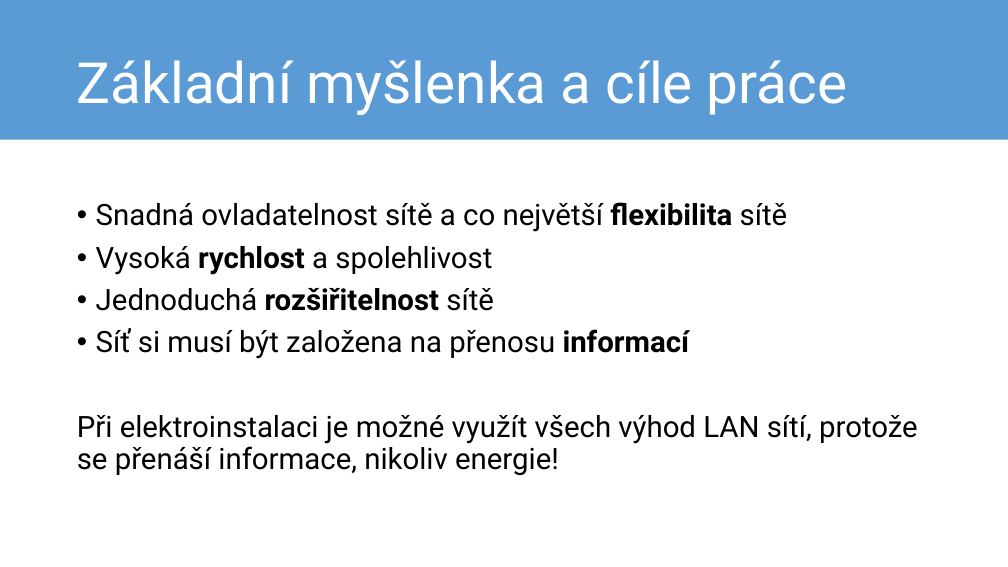
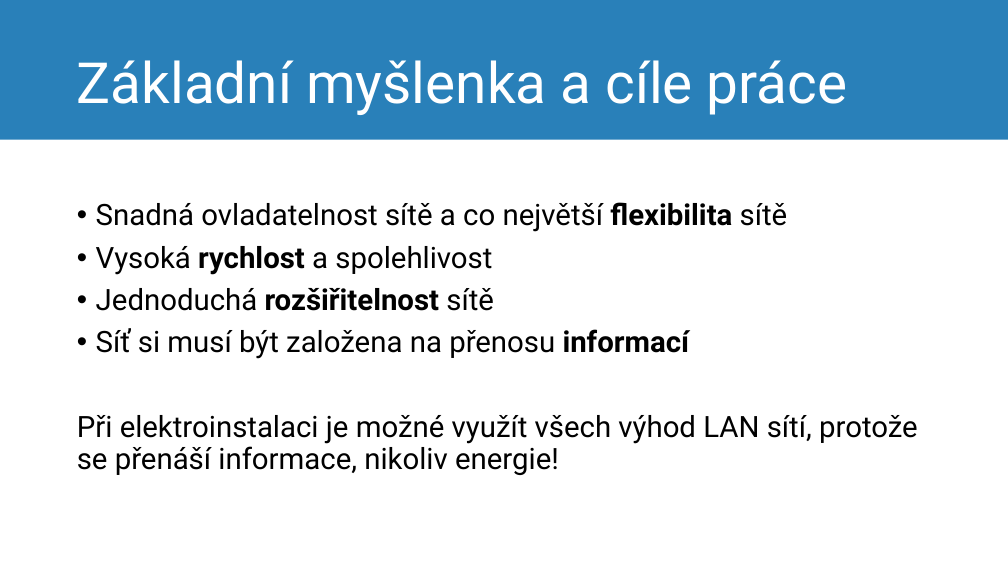
Before and after one commit to mrtnzlml-archive/Real-time-WS, a slide deck: slide 3 of obhajoba.pptx. Drawn at 1008x567 pixels with LibreOffice and Linux fonts; fonts in the diff are those of the drawing; background and template pictures are left out. Boxes give left, top, right and bottom in pixels: in the first picture for what was removed or moved away, otherwise in the second. Text is boxed around its words. In the diff, an @@ line names an element or a change of style, - is before the commit and + after.

```diff
--- a/obhajoba.pptx
+++ b/obhajoba.pptx
@@ rectangle at (x1=0, y1=0, x2=1008, y2=140): fill #5B9BD5 to #2980B9 @@
```
Also in this commit, not shown: 7 other slides changed, 4 slides added, 1 other file.
